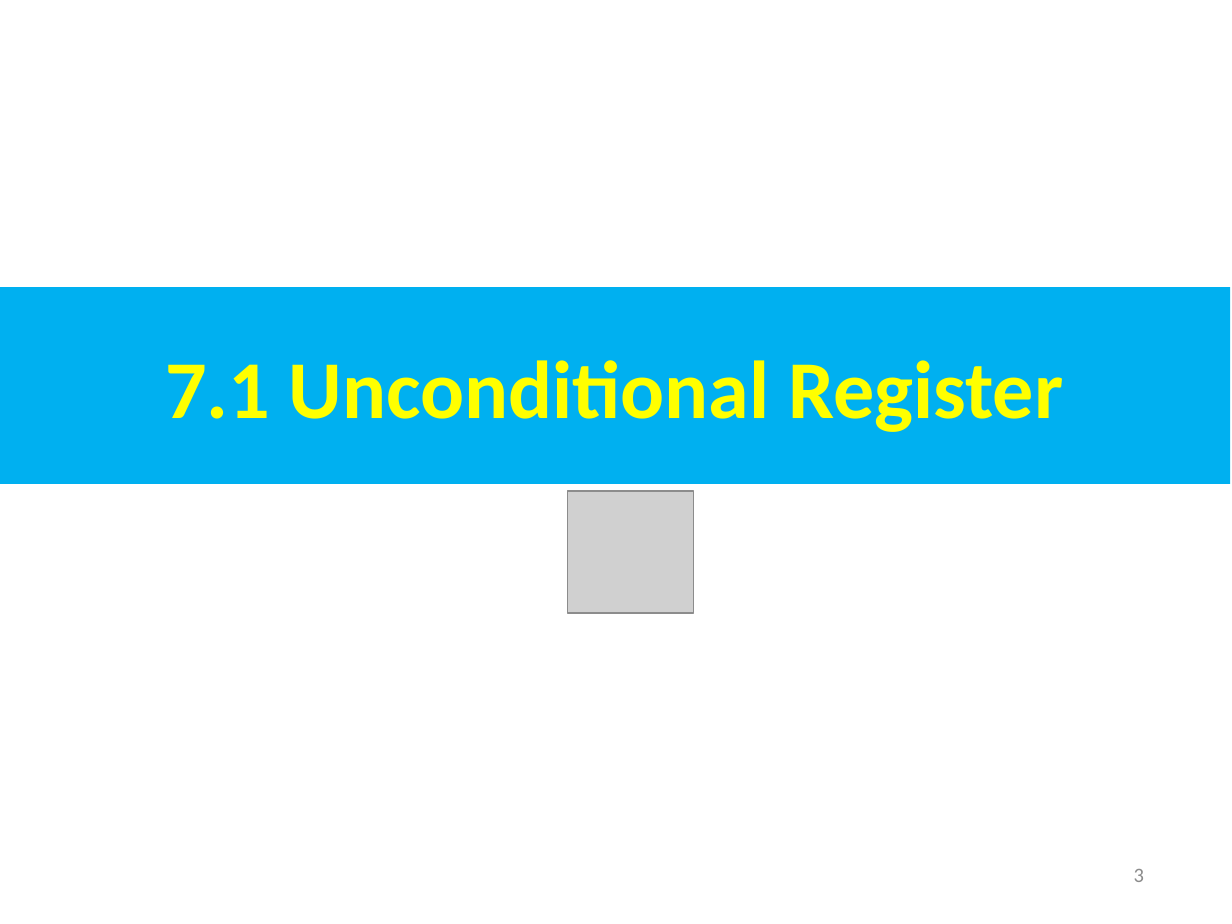
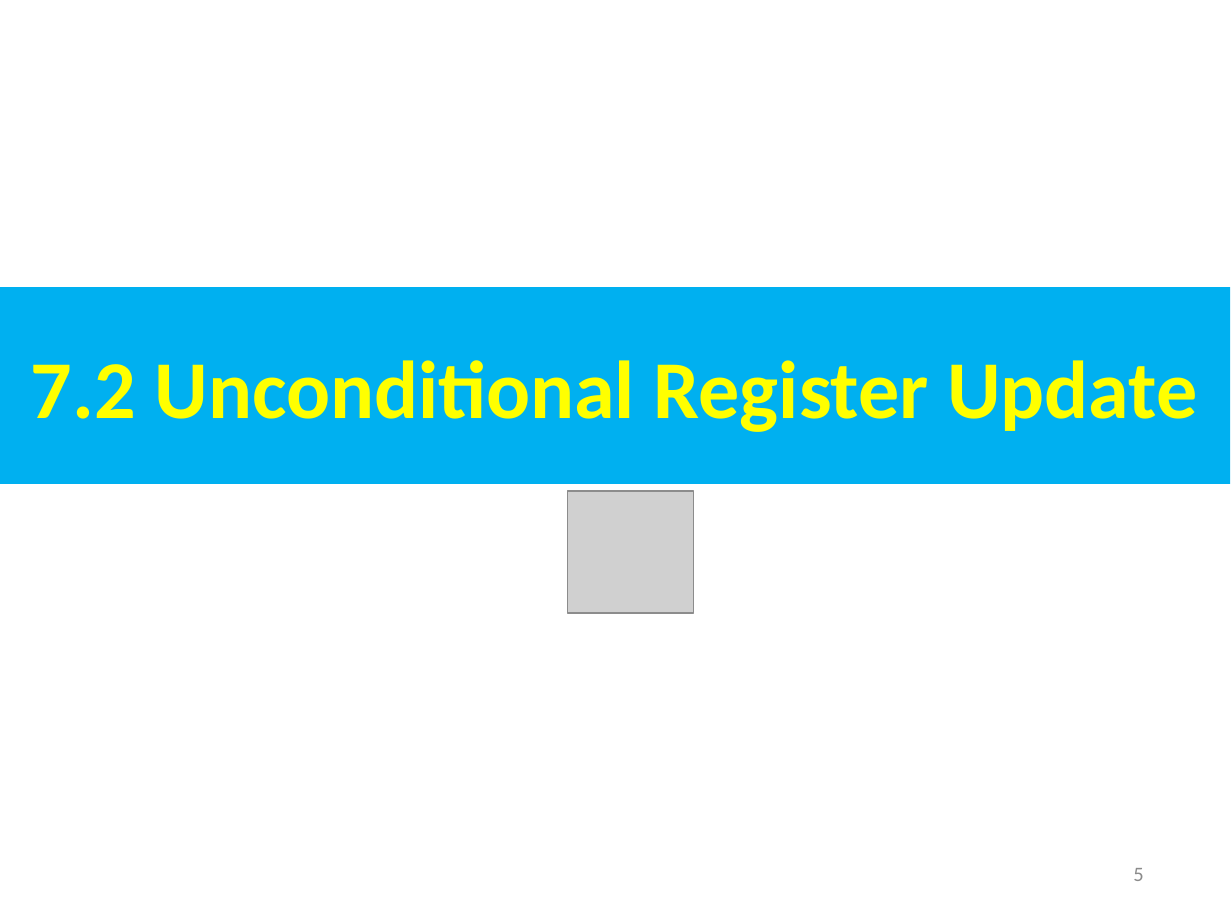
Before and after one commit to peterhchen/AIU_CS800_Chisel, a slide deck: slide 5 of 700_Dev_Guide/007_Register/000_Video/007_Register.ppt (slide 3 before the commit). Drawn at 1232x924 pixels with LibreOffice and Linux fonts; fonts in the diff are those of the drawing; grey boxes stand for pictures. Boxes give left, top, right and bottom in pixels: in the first picture for what was removed or moved away, otherwise in the second. Text is boxed around its words. In the diff, an @@ line names an element or a change of style, - is before the commit and + after.

```diff
--- a/700_Dev_Guide/007_Register/000_Video/007_Register.ppt
+++ b/700_Dev_Guide/007_Register/000_Video/007_Register.ppt
@@ text in rectangle at (x1=31, y1=360, x2=1197, y2=432): text changed @@
-7.1 Unconditional Register
+7.2 Unconditional Register Update
@@ page number at (x1=1133, y1=868, x2=1143, y2=881): text changed @@
-3
+5
```
Also in this commit, not shown: 1 other slide changed, 13 slides added.
